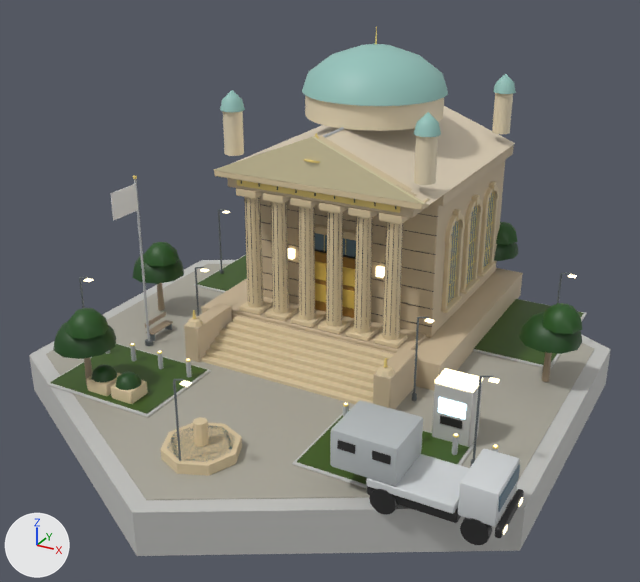
The glTF model native/godot/assets/art/blender/bank_arab.glb as it was, and as the next commit left it.
One viewpoint serves both versions: a 50 mm camera at (16.0, -29.3, 17.5) aimed at (0.4, -0.9, 3.4). Every picture has the same lights, and +X, +Y and +Z are marked at lower left. The first picture is the older version. Vertices at exactly the same position are counted once.

The first picture shows 'copper', 'dark', 'glass', 'glow_warm', 'gold', 'leaf', 'paint', 'pavers', 'plaster', 'steel_dark', 'stone', 'turf', 'wall_concrete' and 4 more.
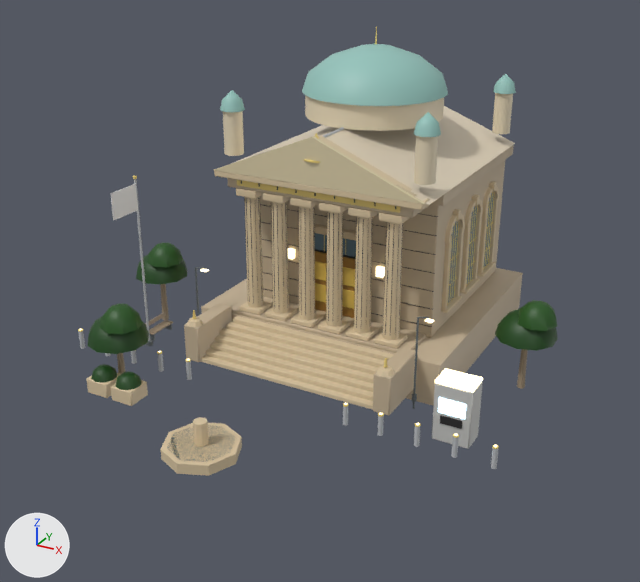
Changed parts and their boxes (x1, y1, x2, y2) in the pictures (640 x 582 px; the box of a moved part takes in the faces that stretch with it):
'pavers', deleted
    before: (46, 264, 594, 500)
'wall_concrete', reshaped
    before: (29, 255, 611, 556)
    after: (432, 381, 483, 449)
'paint', deleted
    before: (330, 400, 519, 526)
'leaf', reshaped (11% narrower, 12% shorter)
    before: (53, 222, 583, 390)
    after: (87, 243, 558, 390)
'turf', deleted
    before: (51, 255, 583, 484)
'dark', reshaped
    before: (241, 180, 524, 545)
    after: (241, 180, 462, 429)
'glass', reshaped (8% narrower, 16% shorter)
    before: (168, 193, 520, 512)
    after: (168, 193, 493, 462)
'glow_warm', reshaped (15% narrower, 38% shorter)
    before: (84, 211, 577, 535)
    after: (79, 248, 497, 447)
part 1 of me_dark, deleted
    before: (337, 440, 524, 545)
part 2 of me_glass, deleted
    before: (498, 464, 520, 512)
part 3 of me_glow_warm, deleted
    before: (84, 211, 577, 535)
part 4 of me_leaf, moved or reshaped
    before: (53, 322, 117, 359)
    after: (87, 317, 149, 354)
part 5 of me_leaf, moved or reshaped
    before: (66, 308, 109, 339)
    after: (100, 303, 143, 334)
part 6 of me_leaf, moved or reshaped (not visible afterwards)
    before: (494, 242, 519, 261)
part 7 of me_leaf, moved or reshaped (not visible afterwards)
    before: (496, 222, 518, 245)
part 8 of me_leaf, moved or reshaped
    before: (133, 253, 184, 284)
    after: (136, 254, 187, 285)
part 9 of me_leaf, moved or reshaped
    before: (144, 242, 179, 267)
    after: (147, 243, 183, 267)
part 10 of me_leaf, moved or reshaped
    before: (519, 312, 582, 354)
    after: (495, 309, 558, 351)
part 11 of me_leaf, moved or reshaped
    before: (543, 303, 583, 334)
    after: (518, 300, 557, 331)
part 12 of me_wall_concrete, deleted
    before: (47, 343, 211, 417)
part 13 of me_wall_concrete, deleted (mostly hidden)
    before: (194, 255, 245, 293)
part 14 of me_wall_concrete, deleted
    before: (292, 409, 474, 488)
part 15 of me_wall_concrete, deleted
    before: (473, 299, 587, 369)
part 16 of me_wall_concrete, deleted
    before: (29, 260, 611, 556)

Patch to the scene script:
```diff
--- a/native/godot/assets/art/blender/bank_arab.glb.py
+++ b/native/godot/assets/art/blender/bank_arab.glb.py
@@ me_dark @@
-me_dark.from_pydata(...)  # 824 vertices, 1280 faces; spans x -4.4..10.6, y -8.5..8.0, z 0.0..7.3
+me_dark.from_pydata(...)  # 648 vertices, 960 faces; spans x -4.4..7.7, y -4.0..8.0, z 0.9..7.3
+# me_dark part 1: 8 loose pieces with 176 vertices, spanning x 5.2..10.6, y -8.5..-6.3, z 0.0..2.2, are deleted
 me_dark.materials.append(mat_dark)
@@ me_glass @@
-me_glass.from_pydata(...)  # 197 vertices, 360 faces; spans x -4.4..10.4, y -9.8..8.0, z 0.5..10.6
+me_glass.from_pydata(...)  # 173 vertices, 316 faces; spans x -4.4..4.4, y -9.8..8.0, z 0.5..10.6
+# me_glass part 2: the loose piece of 24 vertices spanning x 10.4, y -8.4..-6.5, z 1.3..1.9 is deleted
 me_glass.materials.append(mat_glass)
@@ me_glow_warm @@
-me_glow_warm.from_pydata(...)  # 264 vertices, 436 faces; spans x -9.2..10.6, y -9.9..9.9, z 0.6..4.0
+me_glow_warm.from_pydata(...)  # 200 vertices, 340 faces; spans x -9.2..9.2, y -4.7..1.2, z 1.0..4.0
+# me_glow_warm part 3: 8 loose pieces with 64 vertices, spanning x -8.2..10.6, y -9.9..9.9, z 0.6..3.6, are deleted
 me_glow_warm.materials.append(mat_glow_warm)
@@ me_leaf @@
-me_leaf.from_pydata(...)  # 392 vertices, 650 faces; spans x -9.6..10.2, y -8.2..11.2, z 0.8..3.7
+me_leaf.from_pydata(...)  # 392 vertices, 650 faces; spans x -9.4..9.3, y -7.4..8.9, z 0.8..3.7
+# me_leaf part 4: the loose piece of 41 vertices spanning x -7.6..-5.4, y -8.2..-5.8, z 2.0..3.1 is moved by (0.9, 0.9, 0.0)
+# me_leaf part 5: the loose piece of 25 vertices spanning x -6.9..-5.3, y -8.0..-6.4, z 2.8..3.7 is moved by (0.9, 0.9, 0.0)
+# me_leaf part 6: the loose piece of 41 vertices spanning x 2.9..5.1, y 8.8..11.2, z 2.0..3.1 is moved by (-0.9, -2.3, 0.0)
+# me_leaf part 7: the loose piece of 25 vertices spanning x 3.6..5.2, y 9.0..10.6, z 2.8..3.7 is moved by (-0.9, -2.3, 0.0)
+# me_leaf part 8: the loose piece of 41 vertices spanning x -9.6..-7.4, y -1.2..1.2, z 2.0..3.1 is moved by (0.2, 0.0, 0.0)
+# me_leaf part 9: the loose piece of 25 vertices spanning x -8.9..-7.3, y -1.0..0.6, z 2.8..3.7 is moved by (0.2, 0.0, 0.0)
+# me_leaf part 10: the loose piece of 41 vertices spanning x 7.9..10.1, y 0.8..3.2, z 2.0..3.1 is moved by (-0.9, -0.2, 0.0)
+# me_leaf part 11: the loose piece of 25 vertices spanning x 8.6..10.2, y 1.0..2.6, z 2.8..3.7 is moved by (-0.9, -0.2, 0.0)
+# other edits to the shape of me_leaf do not show in these pictures
 me_leaf.materials.append(mat_leaf)
@@ me_wall_concrete @@
-me_wall_concrete.from_pydata(...)  # 132 vertices, 240 faces; spans x -10.7..10.7, y -12.3..12.3, z -1.6..2.4
+me_wall_concrete.from_pydata(...)  # 24 vertices, 44 faces; spans x 6.6..8.0, y -4.0..-3.0, z 0.1..2.4
+# me_wall_concrete part 12: the loose piece of 24 vertices spanning x -8.1..-3.1, y -7.7..-3.7, z 0.1..0.2 is deleted
+# me_wall_concrete part 13: the loose piece of 24 vertices spanning x -8.9..-2.9, y 3.1..9.1, z 0.1..0.2 is deleted
+# me_wall_concrete part 14: the loose piece of 24 vertices spanning x 3.1..8.1, y -7.7..-3.7, z 0.1..0.2 is deleted
+# me_wall_concrete part 15: the loose piece of 24 vertices spanning x 2.9..8.9, y 3.1..9.1, z 0.1..0.2 is deleted
+# me_wall_concrete part 16: the loose piece of 12 vertices spanning x -10.7..10.7, y -12.3..12.3, z -1.6..0.1 is deleted
 me_wall_concrete.materials.append(mat_wall_concrete)
@@ ob_paint @@
-ob_paint = bpy.data.objects.new('paint', me_paint)
@@ ob_pavers @@
-ob_pavers = bpy.data.objects.new('pavers', me_pavers)
@@ ob_turf @@
-ob_turf = bpy.data.objects.new('turf', me_turf)
```
